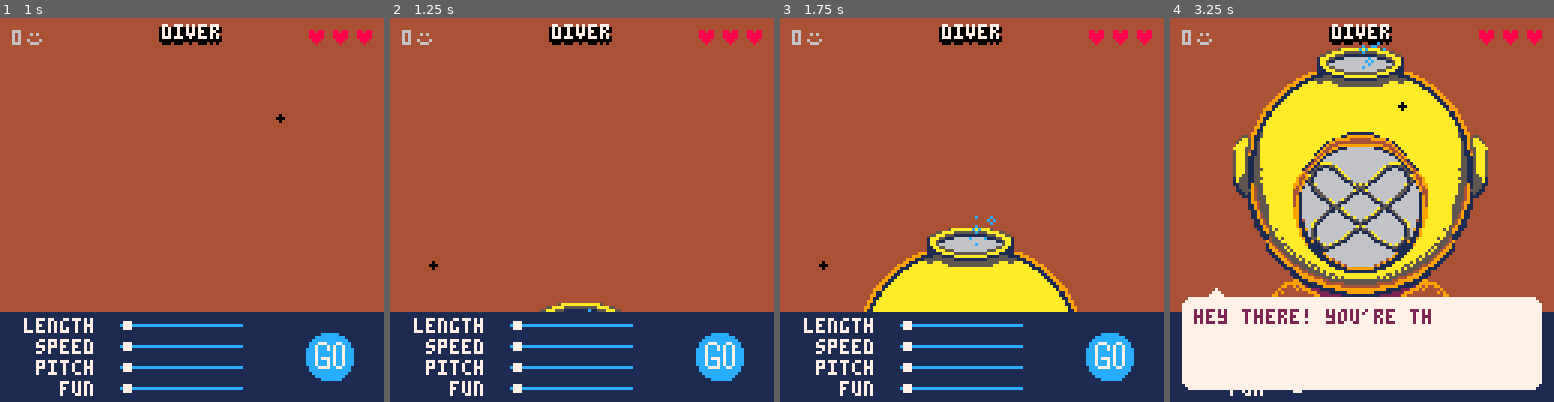
Above: before the commit, frames 1-4 (left to right).
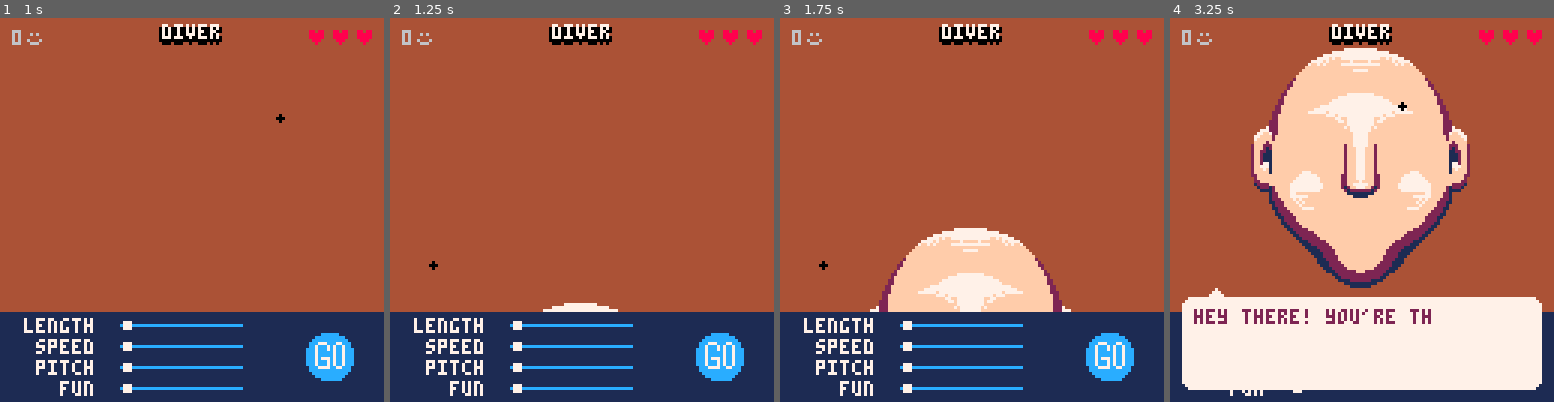
Above: after the commit, the same moments.

Repository: Alfie-Edwards/game-boys
Game: PICO-8 cartridge game.p8
Same seed, same stepped clock (60 frames per second), same inputs: the game is played once before the commit and once after it.
Inputs (mouse positions are in pixels of both pictures, inside the frame that each line leads up to):
- Up to frame 1 (1 s): tap X (X key) at 0.33 s; click (280, 121) at 0.67 s; tap O (Z key) at 0.7 s
- Up to frame 2 (1.25 s): tap X (X key) at 1.07 s; click (436, 267) at 1.22 s
- Up to frame 3 (1.75 s): tap O (Z key) at 1.7 s
- Up to frame 4 (3.25 s): click (1277, 114) at 1.77 s; tap X (X key) at 1.85, 2.97 s; tap O (Z key) at 2.1, 2.5, 2.9 s; click (1342, 259) at 2.32 s; click (1404, 106) at 2.87 s

Frame 1 is identical in both runs. In frame 2, 0.4% of the frame differs, in the area x 39-61%, y 74-77%; in frame 3, 8.6%; in frame 4, 31%, in the area x 16-83%, y 6-73%.

Commit message:
update spritesheet

Diff:
--- a/face.lua
+++ b/face.lua
@@ -313,8 +313,8 @@
 	-- TODO #temp
 	-- name = "big beardy man"
 	-- name = "priest"
-	name = "diver"
-	-- name = "clown"
+	-- name = "diver"
+	name = "clown"
 
 	-- setup
 	pal()
--- a/game.p8
+++ b/game.p8
@@ -664,8 +664,8 @@
 
 
 __map__
-100102030405060708090a0b0c808182838485868788898a0000000000000000000000000000000000000000000000000000000000000000000000000000000000000000000000000000000000000000000000000000000000000000000000000000000000000000000000000000000000000000000000000000000000000000
-10111213141516171819474849909192939495969798999a0000000000000000000000000000000000000000000000000000000000000000000000000000000000000000000000000000000000000000000000000000000000000000000000000000000000000000000000000000000000000000000000000000000000000000
+010102030405060708090a0b0c808182838485868788898a0000000000000000000000000000000000000000000000000000000000000000000000000000000000000000000000000000000000000000000000000000000000000000000000000000000000000000000000000000000000000000000000000000000000000000
+01111213141516171819474849909192939495969798999a0000000000000000000000000000000000000000000000000000000000000000000000000000000000000000000000000000000000000000000000000000000000000000000000000000000000000000000000000000000000000000000000000000000000000000
 20212223242526272829575859a0a1a2a3a4a5a6a7a8a9aa0000000000000000000000000000000000000000000000000000000000000000000000000000000000000000000000000000000000000000000000000000000000000000000000000000000000000000000000000000000000000000000000000000000000000000
 30313233343536373839000000b0b1b2b3b4b5b6b7b8b9ba0000000000000000000000000000000000000000000000000000000000000000000000000000000000000000000000000000000000000000000000000000000000000000000000000000000000000000000000000000000000000000000000000000000000000000
 50515253546566676869000000c0c1c2c3c4c500000000000000000000000000000000000000000000000000000000000000000000000000000000000000000000000000000000000000000000000000000000000000000000000000000000000000000000000000000000000000000000000000000000000000000000000000
Not shown, changed: 72 lines of the sprite sheet (__gfx__) section of game.p8
